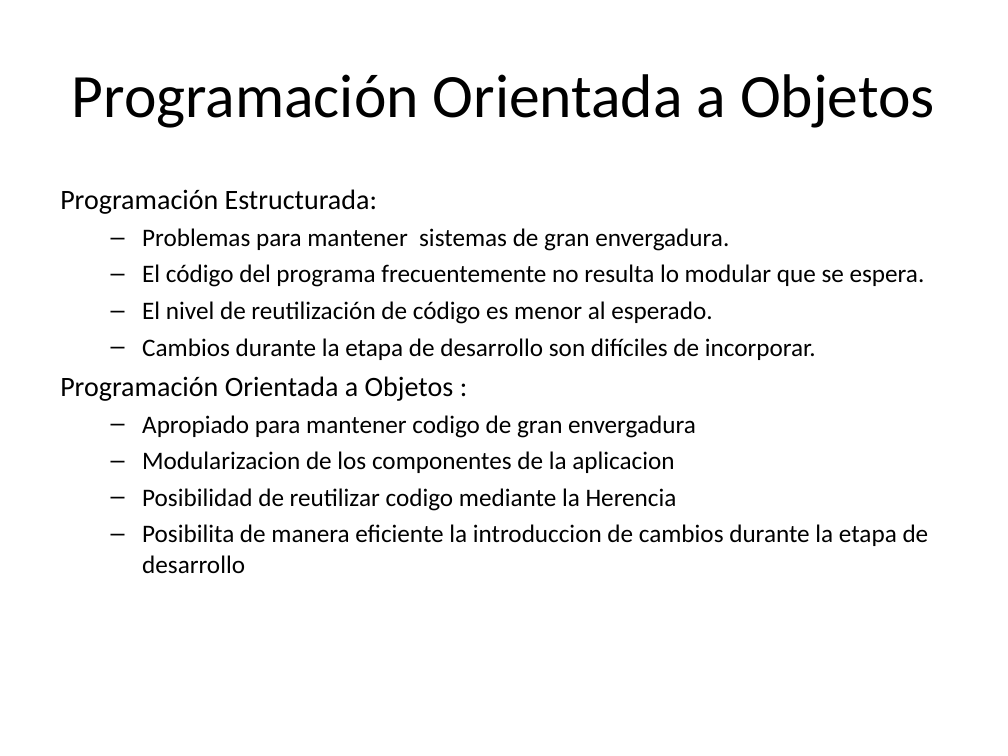
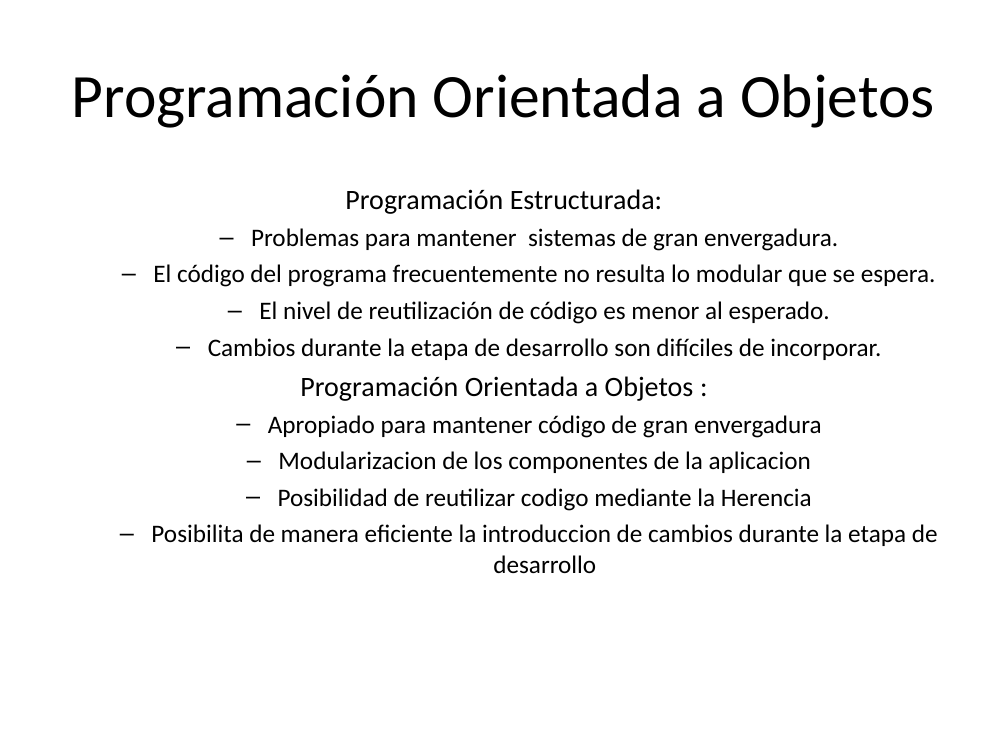
Before and after one commit to Xavinightshade/ipsimulator, a slide deck: slide 4 of presentacion/Arquitectura de la herramienta.ppt. Drawn at 1008x756 pixels with LibreOffice and Linux fonts; fonts in the diff are those of the drawing. Boxes give left, top, right and bottom in pixels: in the first picture for what was removed or moved away, otherwise in the second. Text is boxed around its words. In the diff, an @@ line names an element or a change of style, - is before the commit and + after.

```diff
--- a/presentacion/Arquitectura de la herramienta.ppt
+++ b/presentacion/Arquitectura de la herramienta.ppt
@@ text at (x1=151, y1=189, x2=938, y2=574): alignment left to centre @@
@@ text at (x1=268, y1=415, x2=822, y2=438): text changed @@
-  – Apropiado para mantener codigo de gran envergadura
+  – Apropiado para mantener código de gran envergadura
```
Also in this commit, not shown: 1 other slide changed, 1 other file.
